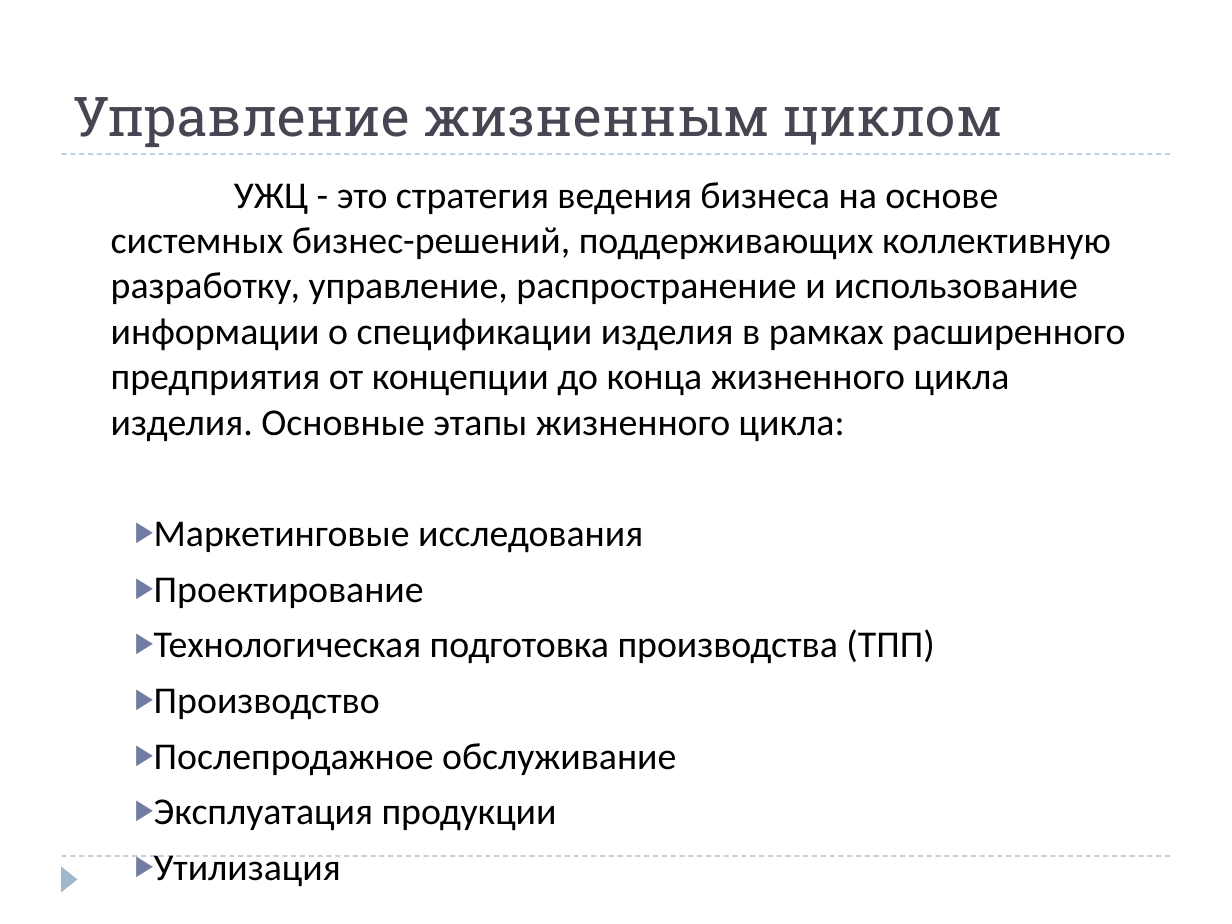
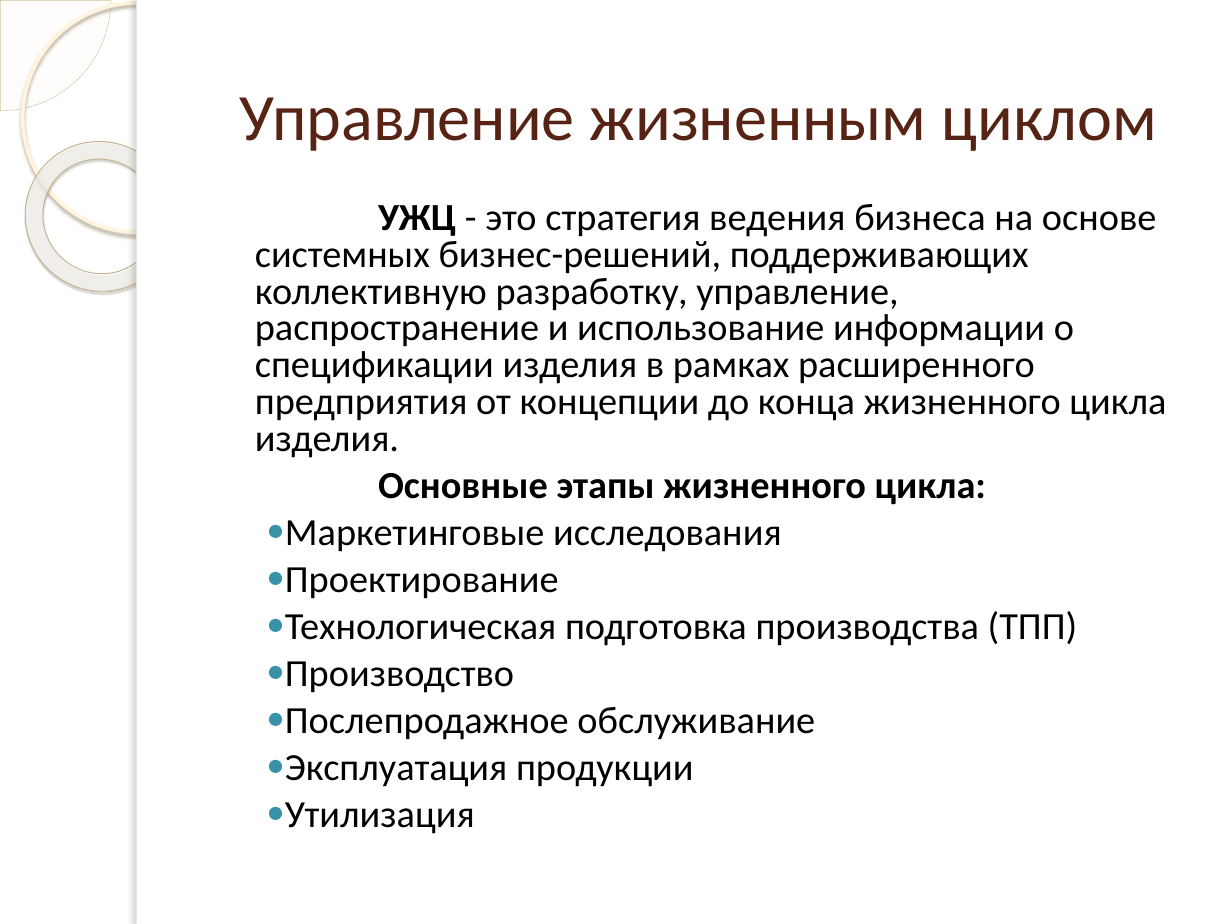
Before and after one commit to andreytemn/university, a slide deck: slide 3 of 5kurs/pereverzev/article/Темников презентация секция 4 Информационное обеспечение.pptx. Drawn at 1232x924 pixels with LibreOffice and Linux fonts; fonts in the diff are those of the drawing; background and template pictures are left out. Boxes give left, top, right and bottom in pixels: in the first picture for what was removed or moved away, otherwise in the second. Text is boxed around its words. In the diff, an @@ line names an element or a change of style, - is before the commit and + after.

```diff
--- a/5kurs/pereverzev/article/Темников презентация секция 4 Информационное обеспечение.pptx
+++ b/5kurs/pereverzev/article/Темников презентация секция 4 Информационное обеспечение.pptx
@@ pie slice (boxed as its full ellipse) added at <box>0,0,111,111</box>, fill #FEFAF4 at 33% opacity, outline #D3C39F 0.25 pt @@
@@ ellipse added at <box>22,2,251,232</box>, outline #FFF5DE 2.15 pt @@
@@ rectangle added at <box>137,0,1232,924</box>, fill #FFFFFF @@
@@ rectangle added at <box>137,0,147,924</box>, fill #FFFFFF @@
@@ title "Управление жизненным циклом": place and size @@
-title "Управление жизненным циклом" at <box>74,97,1003,147</box>
+title "Управление жизненным циклом" at <box>240,97,1158,151</box>
@@ title "Управление жизненным циклом" at <box>240,97,1158,151</box>: size 32 to 38.7 pt, font Roboto Slab to Calibri, text colour #464653 to #572314; alignment left to centre; vertical alignment bottom to middle @@
@@ donut added at <box>0,111,206,322</box>, fill gradient #FFFCF6 to #FFFEFB to #F0D28E, outline #C7B893 0.58 pt @@
@@ line removed from (62, 154) to (1170, 154) @@
@@ text "УЖЦ - это стратегия ведения ...": place and size @@
-text "УЖЦ - это стратегия ведения ..." at <box>111,182,1125,831</box>
+text "УЖЦ - это стратегия ведения ..." at <box>255,204,1166,834</box>
@@ text at <box>255,204,1166,505</box>: text changed; size 22.1 to 22.4 pt @@
-УЖЦ - это стратегия ведения бизнеса на основе системных бизнес-решений, поддерживающих коллективную разработку, управление, распространение и использование информации о спецификации изделия в рамках расширенного предприятия от концепции до конца жизненного цикла изделия. Основные этапы жизненного цикла:
+УЖЦ - это стратегия ведения бизнеса на основе системных бизнес-решений, поддерживающих коллективную разработку, управление, распространение и использование информации о спецификации изделия в рамках расширенного предприятия от концепции до конца жизненного цикла изделия.
+Основные этапы жизненного цикла:
@@ text at <box>285,520,1078,834</box>: size 22.1 to 22.4 pt in "Маркетинговые исследования", "Проектирование", "Технологическая подготовка производства (ТПП)", "Производство" and 3 more places; bullet ▶ to ●; line spacing 1 to 0.8; bullet colour #727CA3 to #3891A7 @@
@@ line removed from (62, 856) to (1170, 856) @@
@@ triangle removed at <box>62,866,78,892</box> @@
```
Also in this commit, not shown: 9 other slides changed, 1 slide removed, 5 other files.
